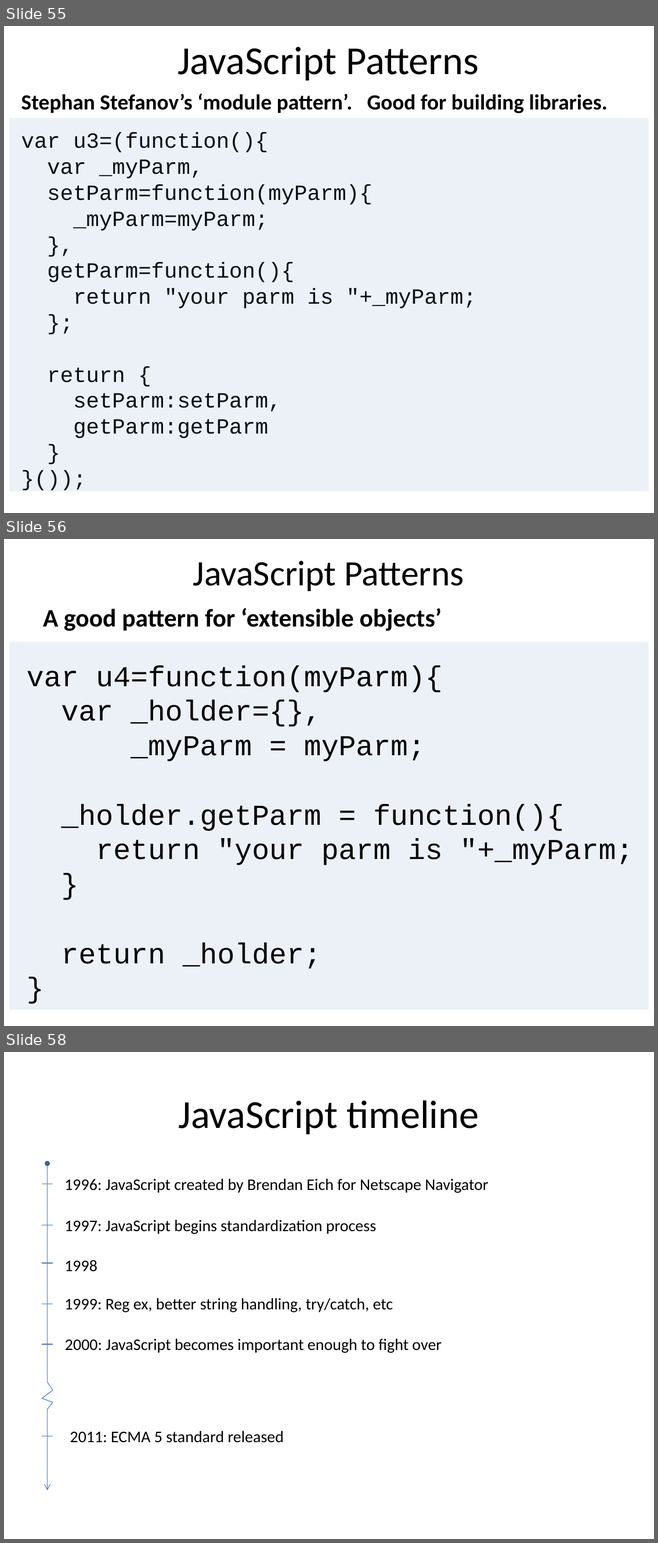
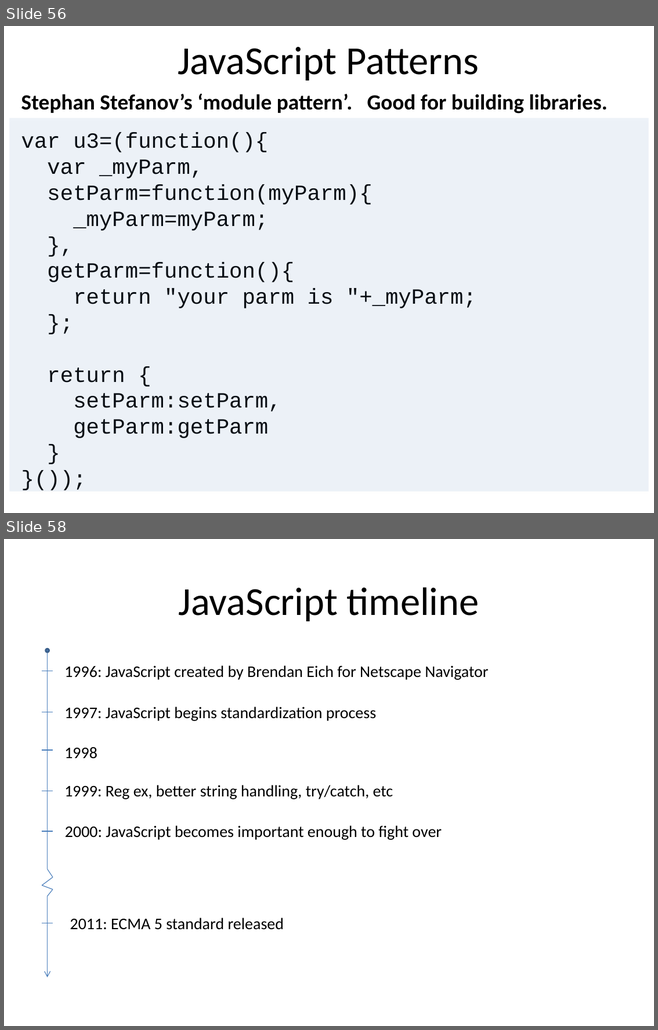
Before and after one commit to benralexander/intro-to-D3, a slide deck: D3_slides.pptx. Shown one above the other, each under a label of ours: slides 55, 56 and 58 before the commit, slides 56 and 58 after it; the slides between them are not shown. The pictures are 658x1543 and 658x1030 pixels, drawn with LibreOffice and Linux fonts; fonts in the diff are those of the drawing. Boxes give left, top, right and bottom in pixels: in the first picture for what was removed or moved away, otherwise in the second. Text is boxed around its words. In the diff, an @@ line names an element or a change of style, - is before the commit and + after.

```diff
--- a/D3_slides.pptx
+++ b/D3_slides.pptx
@@ slide 56 removed at box(4, 539, 654, 1026), background #FFFFFF @@
@@ title removed at box(192, 560, 463, 591) @@
-JavaScript Patterns
@@ text removed at box(43, 608, 442, 631) @@
-A good pattern for ‘extensible objects’
@@ rectangle removed at box(9, 642, 648, 1010) @@
@@ text removed at box(27, 665, 633, 969) @@
-var u4=function(myParm){
-var _holder={},
-_myParm = myParm;
-_holder.getParm = function(){
-return "your parm is "+_myParm;
-}
-return _holder;
-}
@@ what was slide 55 is now slide 56 @@
```
Also in this commit, not shown: 6 slides changed, 5 slides added, 2 other slides removed, 3 other files.
